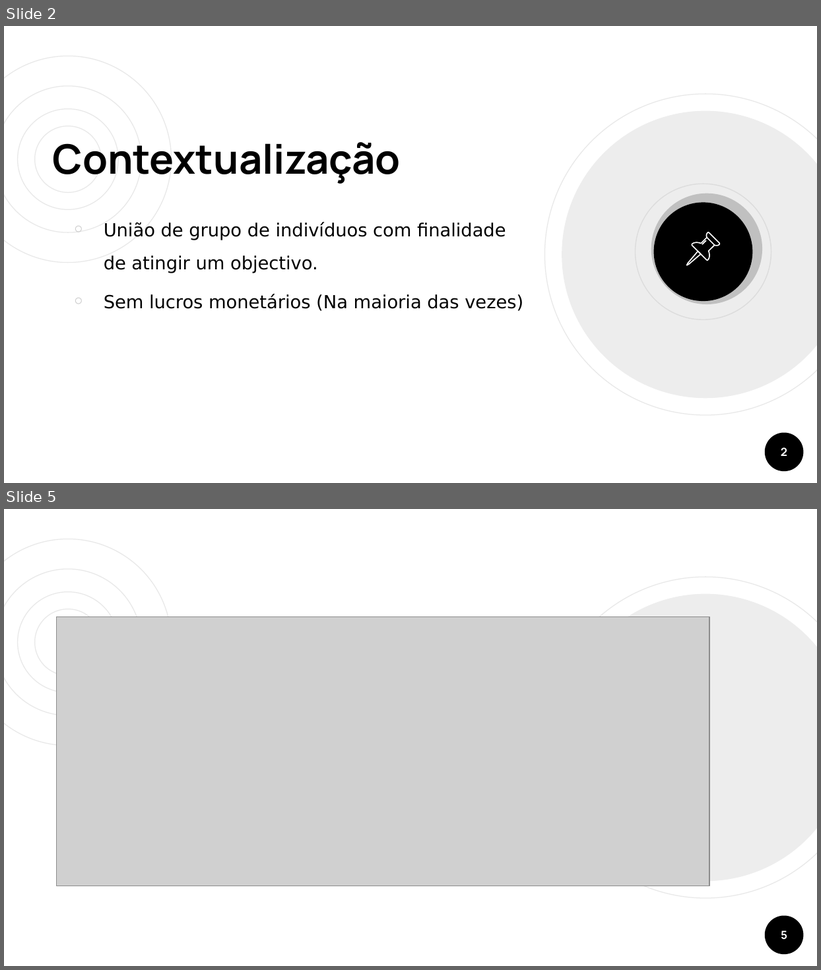
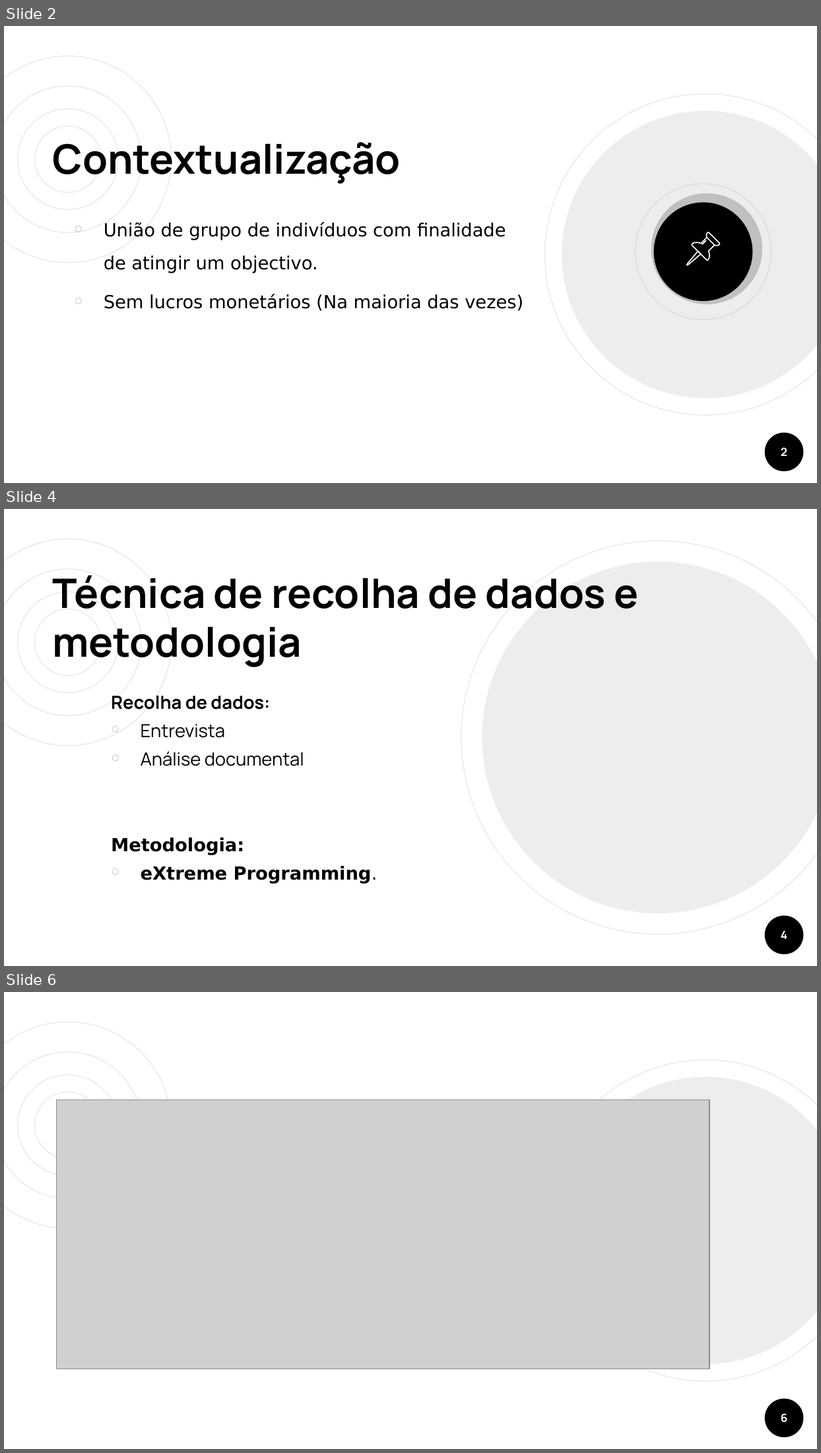
Before and after one commit to 50enta/gassX, a slide deck: Outros/ES - Arquitetura do Software.pptx. Shown one above the other, each under a label of ours: slides 2 and 5 before the commit, slides 2, 4 and 6 after it; the slides between them are not shown. The pictures are 821x970 and 821x1453 pixels, drawn with LibreOffice and Linux fonts; fonts in the diff are those of the drawing; grey boxes stand for pictures. Boxes give left, top, right and bottom in pixels: in the first picture for what was removed or moved away, otherwise in the second. Text is boxed around its words. In the diff, an @@ line names an element or a change of style, - is before the commit and + after.

```diff
--- a/Outros/ES - Arquitetura do Software.pptx
+++ b/Outros/ES - Arquitetura do Software.pptx
@@ slide 4 added at [4,509,817,966], background #FFFFFF; not listed: 5 template elements that a slide beside it also shows @@
@@ ellipse added at [461,541,817,934], outline #E8E8E8 0.75 pt @@
@@ ellipse added at [482,562,817,914], fill #000000 at 7% opacity @@
@@ title added at [53,575,638,667], 36 pt, text #000000, bold @@
+  Técnica de recolha de dados e metodologia
@@ text added at [111,695,378,884], 16 pt, text #000000, bold @@
+Recolha de dados:
+￮ Entrevista
+￮ Análise documental
+Metodologia:
+￮ eXtreme Programming.
@@ page number added at [781,931,787,939], 10 pt, text #FFFFFF, bold @@
+4
@@ what was slide 5 is now slide 6 @@
```
Also in this commit, not shown: 1 slide changed, 1 other slide added, 2 slides removed, 4 other files.
